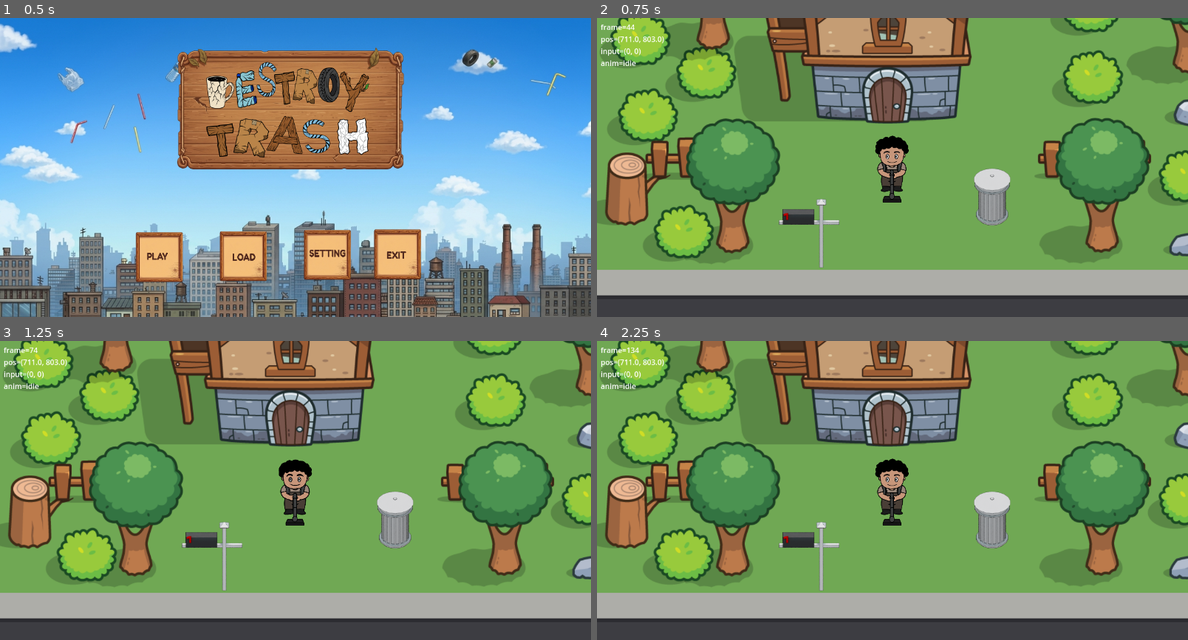
Above: before the commit, frames 1-4 (two rows, left to right).
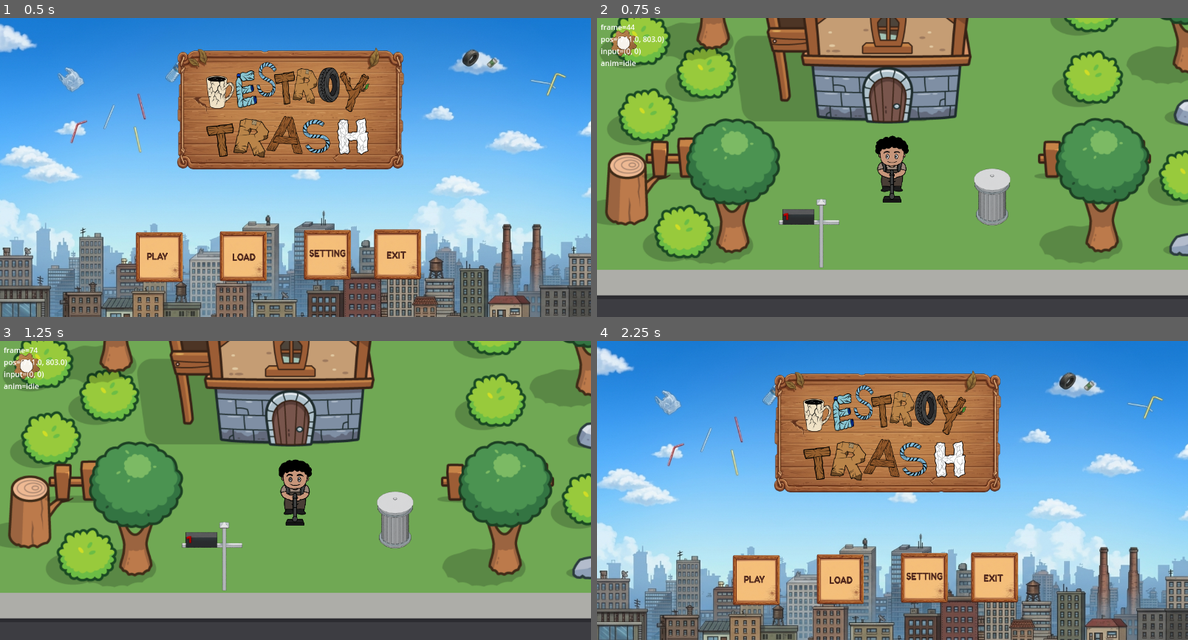
Above: after the commit, the same moments.

Repository: SultanGun/DESTROY-trash
Game: Godot game, scene res://main-menu.tscn
Same seed, same stepped clock (60 frames per second), same inputs: the game is played once before the commit and once after it.
Inputs (mouse positions are in pixels of both pictures, inside the frame that each line leads up to):
- Up to frame 1 (0.5 s): no input
- Up to frame 2 (0.75 s): click (756, 254) at 0.5 s
- Up to frame 3 (1.25 s): no input
- Up to frame 4 (2.25 s): click (620, 364) at 1.27 s; click (922, 439) at 2.02 s

Frame 1 is identical in both runs. In frame 2, 0.2% of the frame differs, in the area x 2-7%, y 3-13%; in frame 3, 0.2%; in frame 4, 97%, in the area x 0-100%, y 0-100%.

Commit message:
navmen logic

Diff:
--- a/main.tscn
+++ b/main.tscn
@@ -1,7 +1,8 @@
-[gd_scene load_steps=3 format=3 uid="uid://54gklywk3wyu"]
+[gd_scene load_steps=4 format=3 uid="uid://54gklywk3wyu"]
 
 [ext_resource type="PackedScene" uid="uid://cm0kh7d2augt5" path="res://scenes/Player.tscn" id="1_0xm2m"]
 [ext_resource type="PackedScene" uid="uid://dr6msqg3adjhk" path="res://scenes/Map1_City.tscn" id="2_h2yge"]
+[ext_resource type="PackedScene" uid="uid://c2l5m8cts6w3p" path="res://navmen.tscn" id="3_h2yge"]
 
 [node name="Main" type="Node2D"]
 
@@ -10,3 +11,5 @@
 
 [node name="Map1_City" parent="." instance=ExtResource("2_h2yge")]
 position = Vector2(11, -49)
+
+[node name="Frame2(3)" parent="." instance=ExtResource("3_h2yge")]
--- a/navmen.gd
+++ b/navmen.gd
@@ -5,7 +5,7 @@
 var _base_scales: Dictionary = {}
 
 func _ready() -> void:
-	for button in [get_node("Button"), get_node("Button2"), get_node("Button3"), get_node("Button4")]:
+	for button in [get_node("Control/BTMM"), get_node("Control/RSM"), get_node("Control/STTNG"), get_node("Control/EXT")]:
 		button.pivot_offset = button.size / 2.0
 		_base_scales[button] = button.scale
 		button.mouse_entered.connect(_on_hover.bind(button))
@@ -31,3 +31,14 @@
 # Called every frame. 'delta' is the elapsed time since the previous frame.
 func _process(delta: float) -> void:
 	pass
+
+func _on_button_4_pressed() -> void:
+	get_tree().quit() # Replace with function body.
+
+
+func _on_texture_button_pressed() -> void:
+	$Control.visible = !$Control.visible # Replace with function body.
+
+
+func _on_btmm_pressed() -> void:
+	get_tree().change_scene_to_file("res://main-menu.tscn") # Replace with function body.
--- a/navmen.tscn
+++ b/navmen.tscn
@@ -10,6 +10,7 @@
 [ext_resource type="Texture2D" uid="uid://djh0t65pjgypt" path="res://navmen/Group 16.png" id="7_qmxi3"]
 [ext_resource type="Texture2D" uid="uid://0yeqlsjndbl0" path="res://navmen/Group 11.png" id="8_dy3o5"]
 [ext_resource type="Texture2D" uid="uid://bqb75a1fttjlo" path="res://navmen/Group 14.png" id="9_4iiua"]
+[ext_resource type="Texture2D" uid="uid://x7uoq1y4p11g" path="res://navmen/erasebg-transformed (7).png" id="11_h4b4f"]
 
 [sub_resource type="StyleBoxTexture" id="StyleBoxTexture_68wxt"]
 
@@ -60,58 +61,79 @@
 transform = Transform2D(0.5, 0, 0, 0.5, 0, 0)
 script = ExtResource("1_pjjg0")
 
-[node name="TextureRect" type="TextureRect" parent="."]
-offset_right = 40.0
+[node name="Control" type="Control" parent="."]
+visible = false
+layout_mode = 3
+anchors_preset = 5
+anchor_left = 0.5
+anchor_right = 0.5
+offset_left = -20.0
+offset_right = 20.0
 offset_bottom = 40.0
+grow_horizontal = 2
+
+[node name="TextureRect" type="TextureRect" parent="Control"]
+offset_right = 1280.0
+offset_bottom = 859.0
+scale = Vector2(1.2, 1.2)
 texture = ExtResource("1_s7y6i")
 
-[node name="VBoxContainer" type="VBoxContainer" parent="."]
+[node name="BTMM" type="Button" parent="Control"]
 custom_minimum_size = Vector2(500, 100)
-offset_left = 150.0
-offset_top = 342.0
-offset_right = 1150.0
-offset_bottom = 754.0
-
-[node name="Button" type="Button" parent="."]
-custom_minimum_size = Vector2(500, 100)
-offset_left = 150.0
-offset_top = 330.0
-offset_right = 1150.0
-offset_bottom = 430.0
+offset_left = 300.0
+offset_top = 378.0
+offset_right = 1300.0
+offset_bottom = 478.0
+scale = Vector2(1.2, 1.2)
 theme_override_styles/focus = SubResource("StyleBoxTexture_68wxt")
 theme_override_styles/hover = SubResource("StyleBoxTexture_842yo")
 theme_override_styles/pressed = SubResource("StyleBoxTexture_ng1yd")
 theme_override_styles/normal = SubResource("StyleBoxTexture_qvtm7")
 
-[node name="Button2" type="Button" parent="."]
+[node name="RSM" type="Button" parent="Control"]
 custom_minimum_size = Vector2(500, 100)
-offset_left = 150.0
-offset_top = 464.0
-offset_right = 1150.0
-offset_bottom = 564.0
+offset_left = 300.0
+offset_top = 528.0
+offset_right = 1300.0
+offset_bottom = 628.0
+scale = Vector2(1.2, 1.2)
 theme_override_styles/focus = SubResource("StyleBoxTexture_ety0b")
 theme_override_styles/hover = SubResource("StyleBoxTexture_bnl2s")
 theme_override_styles/pressed = SubResource("StyleBoxTexture_yy4t1")
 theme_override_styles/normal = SubResource("StyleBoxTexture_8lymr")
 
-[node name="Button3" type="Button" parent="."]
+[node name="STTNG" type="Button" parent="Control"]
 custom_minimum_size = Vector2(500, 100)
-offset_left = 150.0
-offset_top = 586.0
-offset_right = 1150.0
-offset_bottom = 686.0
+offset_left = 300.0
+offset_top = 670.0
+offset_right = 1300.0
+offset_bottom = 770.0
+scale = Vector2(1.2, 1.2)
 theme_override_styles/focus = SubResource("StyleBoxTexture_5n1h1")
 theme_override_styles/hover = SubResource("StyleBoxTexture_3xs06")
 theme_override_styles/pressed = SubResource("StyleBoxTexture_065gr")
 theme_override_styles/normal = SubResource("StyleBoxTexture_50y6x")
 
-[node name="Button4" type="Button" parent="."]
+[node name="EXT" type="Button" parent="Control"]
 custom_minimum_size = Vector2(500, 100)
-offset_left = 150.0
-offset_top = 702.0
-offset_right = 1150.0
-offset_bottom = 802.0
+offset_left = 300.0
+offset_top = 802.0
+offset_right = 1300.0
+offset_bottom = 902.0
+scale = Vector2(1.2, 1.2)
 theme_override_styles/focus = SubResource("StyleBoxTexture_dsetb")
 theme_override_styles/hover = SubResource("StyleBoxTexture_jqhhm")
 theme_override_styles/pressed = SubResource("StyleBoxTexture_l6v5r")
 theme_override_styles/normal = SubResource("StyleBoxTexture_j0bg4")
+
+[node name="TextureButton" type="TextureButton" parent="."]
+offset_left = 38.0
+offset_top = 32.0
+offset_right = 422.0
+offset_bottom = 416.0
+scale = Vector2(0.4, 0.4)
+texture_normal = ExtResource("11_h4b4f")
+
+[connection signal="pressed" from="Control/BTMM" to="." method="_on_btmm_pressed"]
+[connection signal="pressed" from="Control/EXT" to="." method="_on_button_4_pressed"]
+[connection signal="pressed" from="TextureButton" to="." method="_on_texture_button_pressed"]
Not shown: 1 places in navmen.tscn that only renumber resources
Binary file added: navmen/erasebg-transformed (7).png
Not shown, added: navmen/erasebg-transformed (7).png.import
